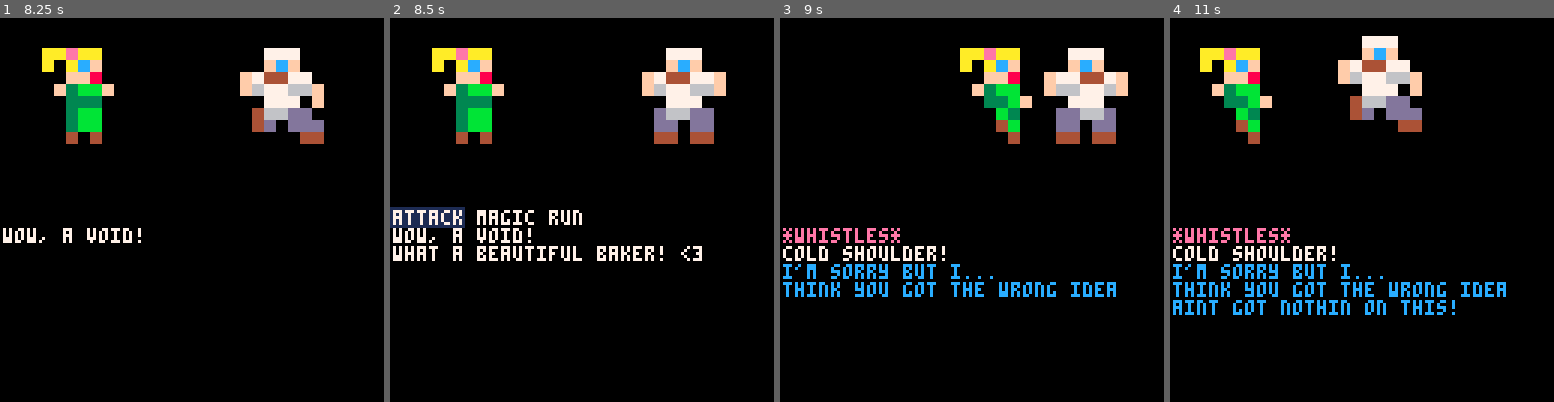
Above: before the commit, frames 1-4 (left to right).
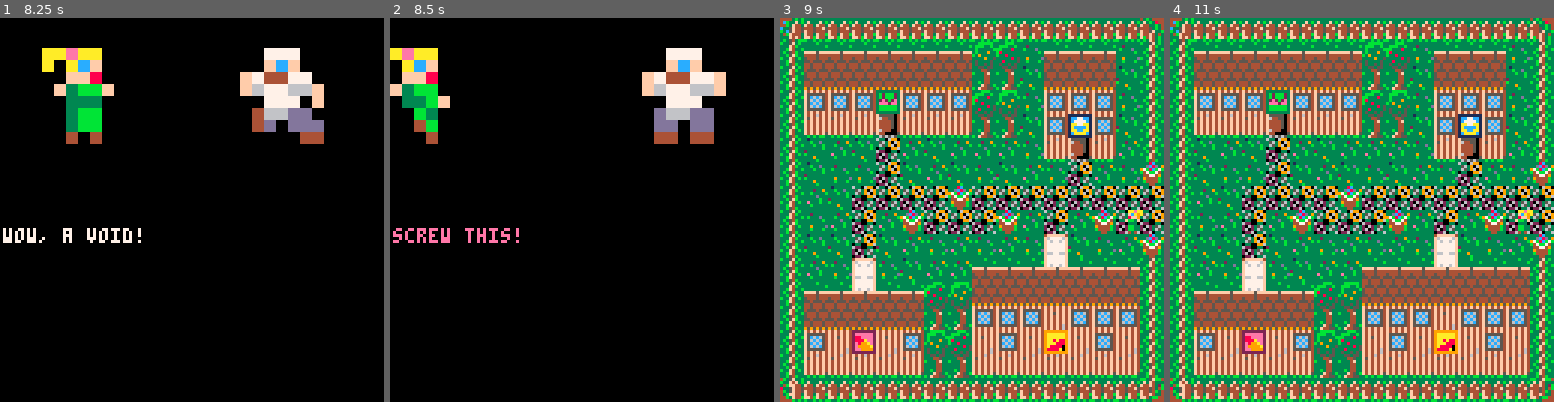
Above: after the commit, the same moments.

Repository: jcwilk/material_girl
Game: PICO-8 cartridge material_girl.p8
Same seed, same stepped clock (60 frames per second), same inputs: the game is played once before the commit and once after it.
Inputs:
- Up to frame 1 (8.25 s): tap O (Z key) at 0.7, 1.7, 2.1, 2.5, 2.9, 3.3, 3.7, 4.1, 4.5, 4.9, 5.3, 5.7, 6.1, 6.5, 6.9, 7.3, 7.7, 8.1 s; hold Right 1.6-2.1 s; hold Up 2.15-2.42 s; hold Right 2.47-3.03 s; hold Left 3.08-3.58 s; hold Down 3.63-3.97 s; hold Right 4.02-4.68 s; hold Up 4.73-5.03 s; hold Left 5.08-5.68 s; hold Down 5.73-6.03 s; hold Right 6.08-6.58 s; hold Right 6.63-7.13 s; hold Up 7.18-7.45 s; hold Right 7.5-8.07 s; hold Left from 8.12 s (still down)
- Up to frame 2 (8.5 s): keep holding Left
- Up to frame 3 (9 s): tap O (Z key) at 8.5, 8.9 s; release Left at 8.62 s; hold Down from 8.67 s (still down)
- Up to frame 4 (11 s): release Down at 9 s; hold Right 9.05-9.72 s; tap O (Z key) every 0.4 s from 9.3 to 10.9 s; hold Up 9.77-10.07 s; hold Left 10.12-10.72 s; hold Down from 10.77 s (still down)

Frame 1 is identical in both runs. In frame 2, 8.5% of the frame differs, in the area x 0-82%, y 7-64%; in frame 3, 97%; in frame 4, 98%, in the area x 0-100%, y 0-100%.

Commit message:
Redo control interface

Diff:
--- a/material_girl.p8
+++ b/material_girl.p8
@@ -1,5 +1,5 @@
 pico-8 cartridge // http://www.pico-8.com
-version 7
+version 8
 __lua__
 px = 64
 py = 64
@@ -203,6 +203,15 @@
    pal(8,shoes_color_map[item_index]) --red
   end
  end
+
+ obj.remap_kiss = function()
+  pal(8,obj.lipstick_color)
+ end
+
+ obj.remap_hearts = function()
+  pal(8,obj.ring_color)
+ end
+
 
  return obj
 end
@@ -346,7 +355,6 @@
 -- when the fight is finished it will deactivate itself
 -- when you want a new fight, discard the old object and create a new one
 function make_fight()
- local menu --to track battle menu selection
  local obj, fanim, first_draw, hide_enemy, kiss --misc fight state
  local fpx, fpy, ofpx, ofpy, fflp, fspr --player state
  local epx, epy, oepx, ehp, edef, eflp, espr --enemy state
@@ -644,19 +652,19 @@
    return true
   end
 
-  menu.check_buttons()
-
-  if menu.selected then
-   if menu.selection_index==0 then
-    fattack()
-   elseif menu.selection_index==1 then
-    fmagic()
-   elseif menu.selection_index==2 then
-    frun()
-   end
+  if btn(0) and not btn(1) and not btn(2) then
+   frun()
+  elseif btn(1) and not btn(0) and not btn(2) then
+   fattack()
+  elseif btn(2) and not btn(0) and not btn(1) then
+   fmagic()
   end
 
   return true
+ end
+
+ local function reset_combat_cursor()
+  cursor(1,70)
  end
 
  -----------------------
@@ -665,16 +673,20 @@
  local function draw_fui()
   if not fanim then
    color(1)
-   if menu.selection_index == 0 then
-    rectfill(0,63,24,69)
-   elseif menu.selection_index == 1 then
-    rectfill(28,63,48,69)
-   elseif menu.selection_index == 2 then
-    rectfill(52,63,64,69)
-   end
-   cursor(1,64)
+
+   --rectfill(0,0,255,255)
    color(7)
-   print("attack magic run")
+   spr(43,25,61)
+   cursor(34,63)
+   print("withdraw")
+   spr(42,46,53)
+   cursor(55,55)
+   print("dazzle")
+   spr(44,67,61)
+   cursor(76,63)
+   print("advance")
+
+   reset_combat_cursor()
   end
  end
 
@@ -696,7 +708,9 @@
     kissx=epx+10+rnd()*10
     kissy=epy+2+rnd()*10
    end
+   inventory.remap_kiss()
    spr(kiss,kissx,kissy)
+   pal()
   else
    kissx=false
    kissy=false
@@ -704,6 +718,7 @@
  end
 
  function draw_hearts(fg)
+  inventory.remap_hearts()
   for h in all(hearts) do
    if h.x then
     if not fg and h.x-4 > epx then
@@ -713,6 +728,7 @@
     end
    end
   end
+  pal()
  end
 
  local function draw_fight()
@@ -720,7 +736,7 @@
    if first_draw then
     first_draw=false
     cls()
-    cursor(1,70)
+    reset_combat_cursor()
    end
    --clear above text
    rectfill(0,0,127,69,0)
@@ -757,8 +773,6 @@
    for i=1,6 do
     add(hearts,{})
    end
-
-   menu = make_menu(3)
 
    obj.active = true
    fintro()
@@ -828,14 +842,14 @@
 34bf4443f443f44bf44f4343b33f43b343bff443f44f4334394444b3f4f4f4f4f56c6c544454445454445444f4f4f4f454445444f777777f3333383533339335
 333f4f43ff4bf443fb4f43b333bf433344b3f44bff43bb443b4444b3f4f4f464f55555544454445455455545f4f4f4f555455545f667766f3383333535333353
 3b3543bbb33b3b3b3b3f43b333b54b334444b3b33b33444433344333f4f4f464f4f4f4f495959595445444543b3b3bb344544454f777777f3533535335335353
-3333333331333333333333336330699000000000f555550499999999222222221111111133333333000000000000000000000000000000000000000033553553
-3323333333b33d3333323393356390690f000f00f64455049aaaaaa92eeeeee21cc77cc13b2bbb23000000000000000000000000000000000000000033344533
-3b333d33333b33b333b3333b36539609f440f440f44445049aaaaaa9288eeee21c7777c13b2bbb230000000000000000000000000000000000000000b3334f33
-333333b3333333b33333d33303300996444444f4f44445049aa8a8892888aee21aa77aa132e2b2e3000000000000000000000000000000000000000033334433
-333333332333333333333b3362200330f4444444f44445049aaa88892e899ae21acccca13eee2ee3000000000000000000000000000000000000000033334433
-3393333db33333333e333b3320623563f440f440f64440049a8888092e9999a21aaccaa13bbbbbb3000000000000000000000000000000000000000033b34433
-33b333b33339333333b3333326023653ff40f440f440000598888a092ee999921caaaac13bbbbbb30000000000000000000000000000000000000000333f453b
-333333333333b33333333333022603360000000036565653999999992222222211111111333333330000000000000000000000000000000000000000b3f44553
+3333333331333333333333336330699000000000f555550499999999222222221111111133333333777777767777777677777776000000000000000033553553
+3323333333b33d3333323393356390690f000f00f64455049aaaaaa92eeeeee21cc77cc13b2bbb23777577767775777677757776000000000000000033344533
+3b333d33333b33b333b3333b36539609f440f440f44445049aaaaaa9288eeee21c7777c13b2bbb237755577677557776777557760000000000000000b3334f33
+333333b3333333b33333d33303300996444444f4f44445049aa8a8892888aee21aa77aa132e2b2e3755555767555557675555576000000000000000033334433
+333333332333333333333b3362200330f4444444f44445049aaa88892e899ae21acccca13eee2ee3777577767755777677755776000000000000000033334433
+3393333db33333333e333b3320623563f440f440f64440049a8888092e9999a21aaccaa13bbbbbb3777577767775777677757776000000000000000033b34433
+33b333b33339333333b3333326023653ff40f440f440000598888a092ee999921caaaac13bbbbbb37777777677777776777777760000000000000000333f453b
+333333333333b33333333333022603360000000036565653999999992222222211111111333333336666666666666666666666660000000000000000b3f44553
 00000000000000000000000000000000000000000000000000000000000000000000000000000000000000000000000000000000000000000000000000000000
 00000000000000000000000000000000000000000000000000000000000000000000000000000000000000000000000000000000000000000000000000000000
 00000000000000000000000000000000000000000000000000000000000000000000000000000000000000000000000000000000000000000000000000000000
